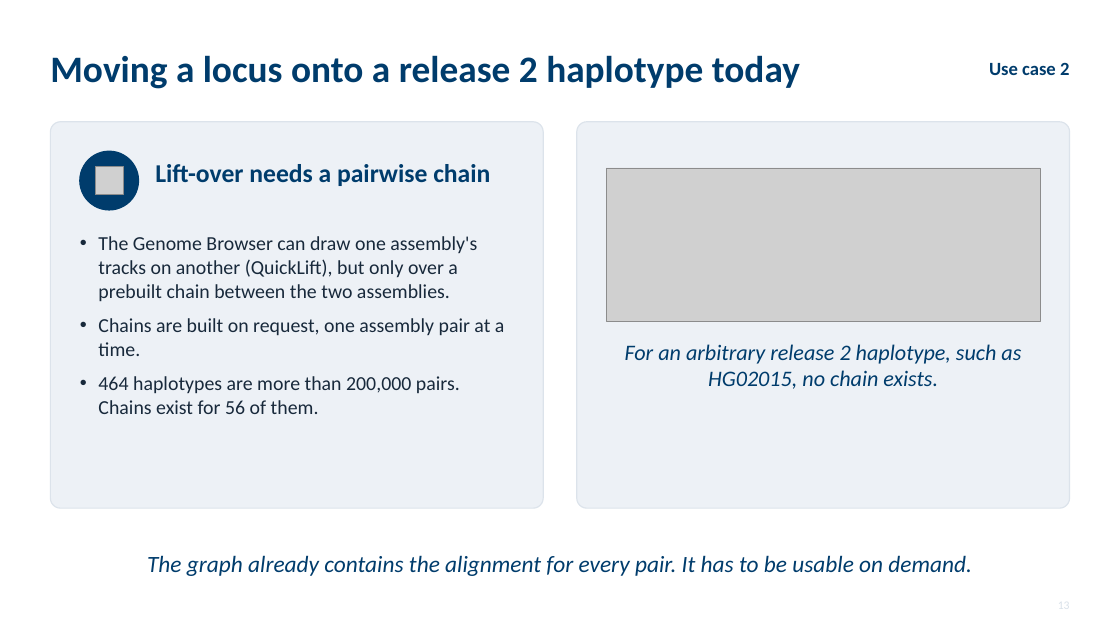
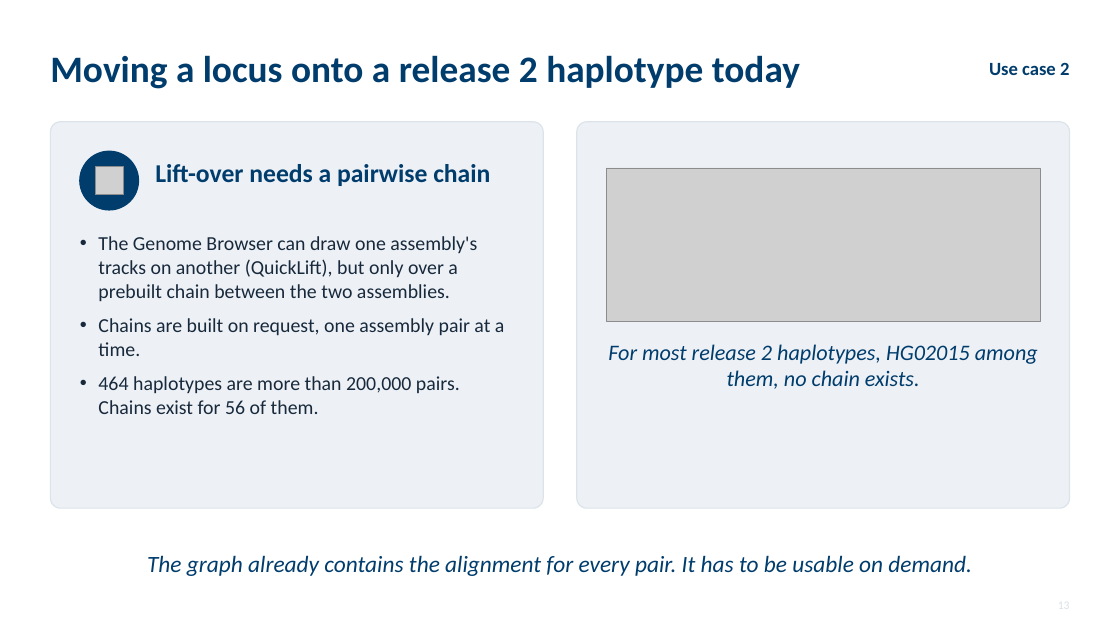
Before and after one commit to parsaeskandar/hprc_2026_poster, a slide deck: slide 13 of talk/HPRC2026_talk.pptx. Drawn at 1120x630 pixels with LibreOffice and Linux fonts; fonts in the diff are those of the drawing; grey boxes stand for pictures. Boxes give left, top, right and bottom in pixels: in the first picture for what was removed or moved away, otherwise in the second. Text is boxed around its words. In the diff, an @@ line names an element or a change of style, - is before the commit and + after.

Commit message:
Talk: replace 'arbitrary haplotype' with plain wording

```diff
--- a/talk/HPRC2026_talk.pptx
+++ b/talk/HPRC2026_talk.pptx
@@ text at [608, 344, 1038, 389]: text changed @@
-For an arbitrary release 2 haplotype, such as HG02015, no chain exists.
+For most release 2 haplotypes, HG02015 among them, no chain exists.
```
Also in this commit, not shown: 1 other slide changed, 2 other files.
